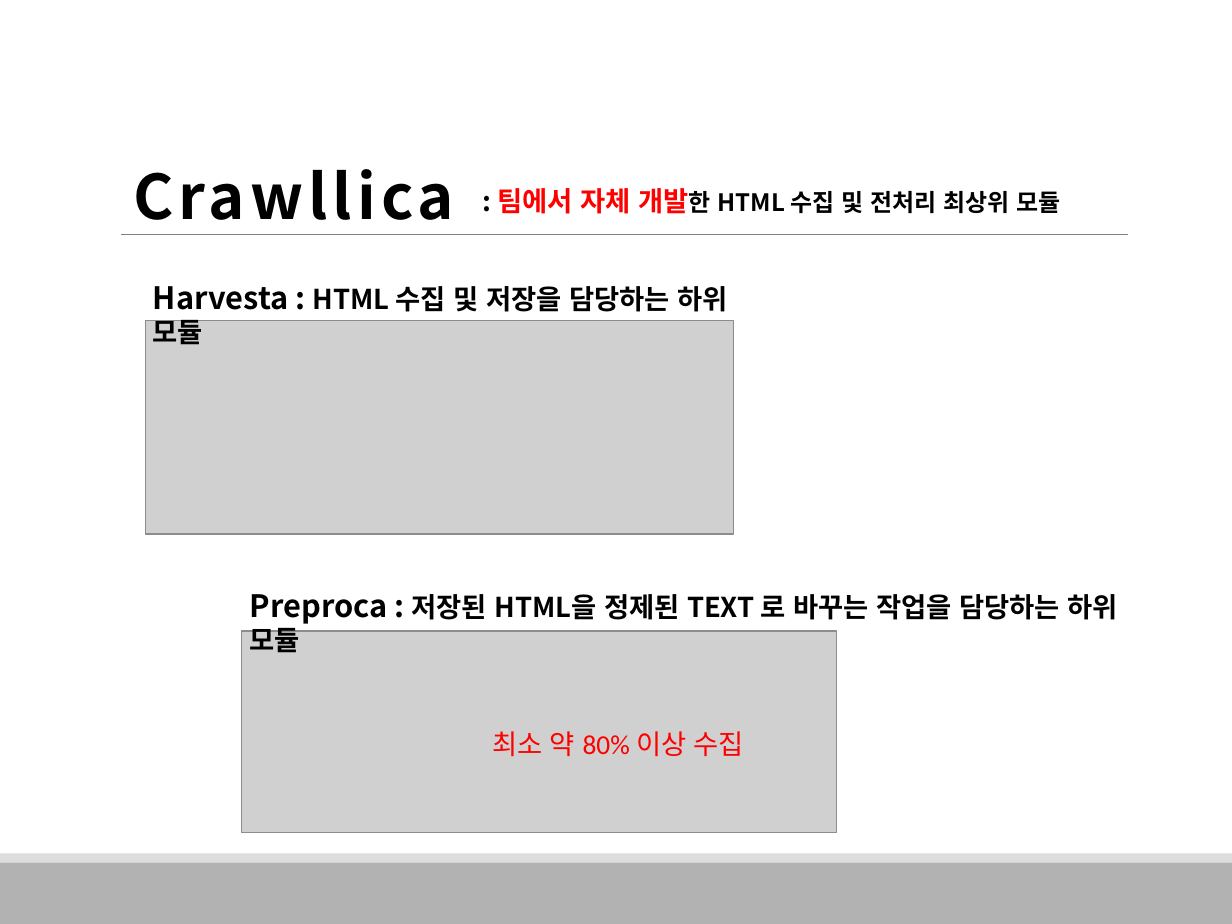
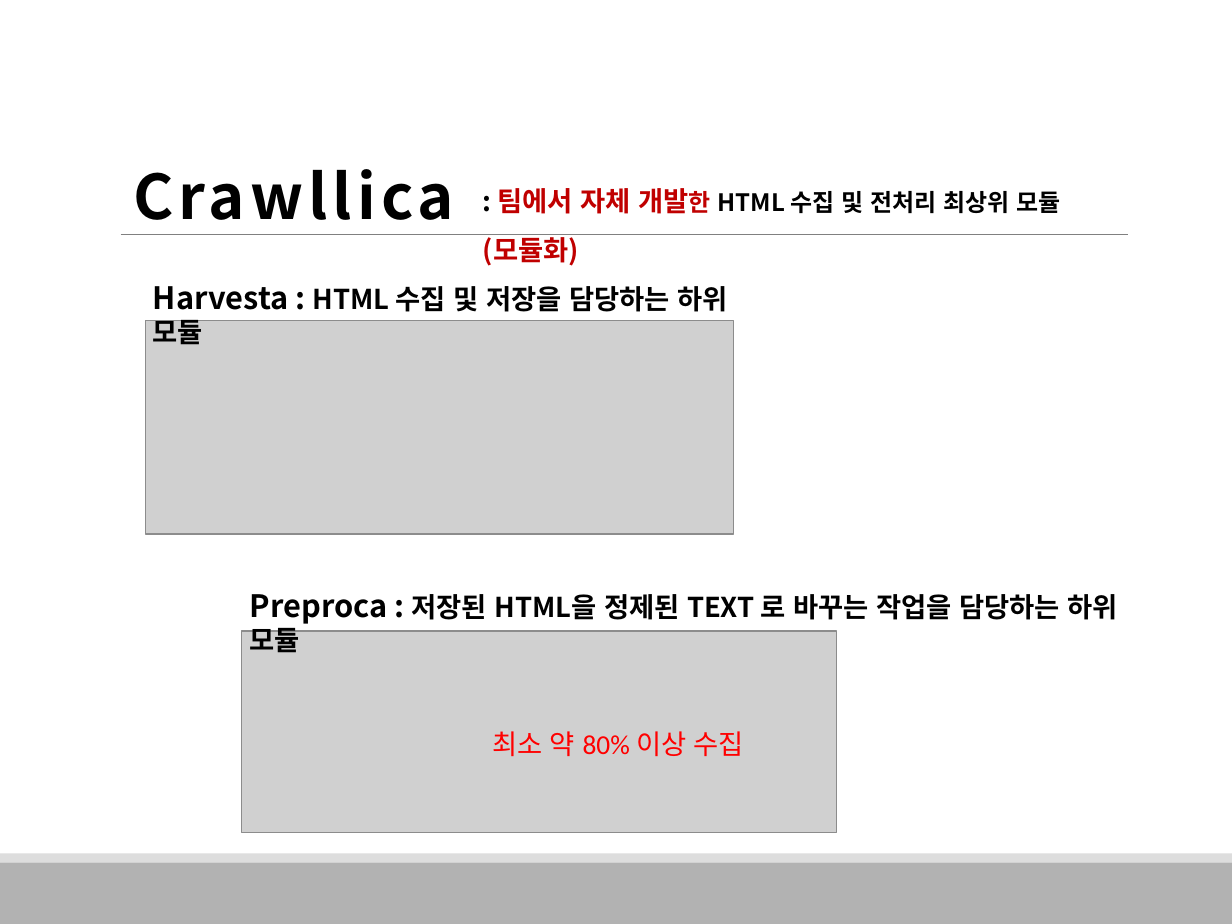
Before and after one commit to HaYongdae/issuewhatshow, a slide deck: slide 11 of doc/최종 PPT.pptx. Drawn at 1232x924 pixels with LibreOffice and Linux fonts; fonts in the diff are those of the drawing; grey boxes stand for pictures. Boxes give left, top, right and bottom in pixels: in the first picture for what was removed or moved away, otherwise in the second. Text is boxed around its words. In the diff, an @@ line names an element or a change of style, - is before the commit and + after.

```diff
--- a/doc/최종 PPT.pptx
+++ b/doc/최종 PPT.pptx
@@ text at [483,188,1060,266]: text changed @@
-: 팀에서 자체 개발한 HTML 수집 및 전처리 최상위 모듈
+: 팀에서 자체 개발한 HTML 수집 및 전처리 최상위 모듈(모듈화)
```
Also in this commit, not shown: 20 other slides changed, 5 slides added, 9 slides removed.
